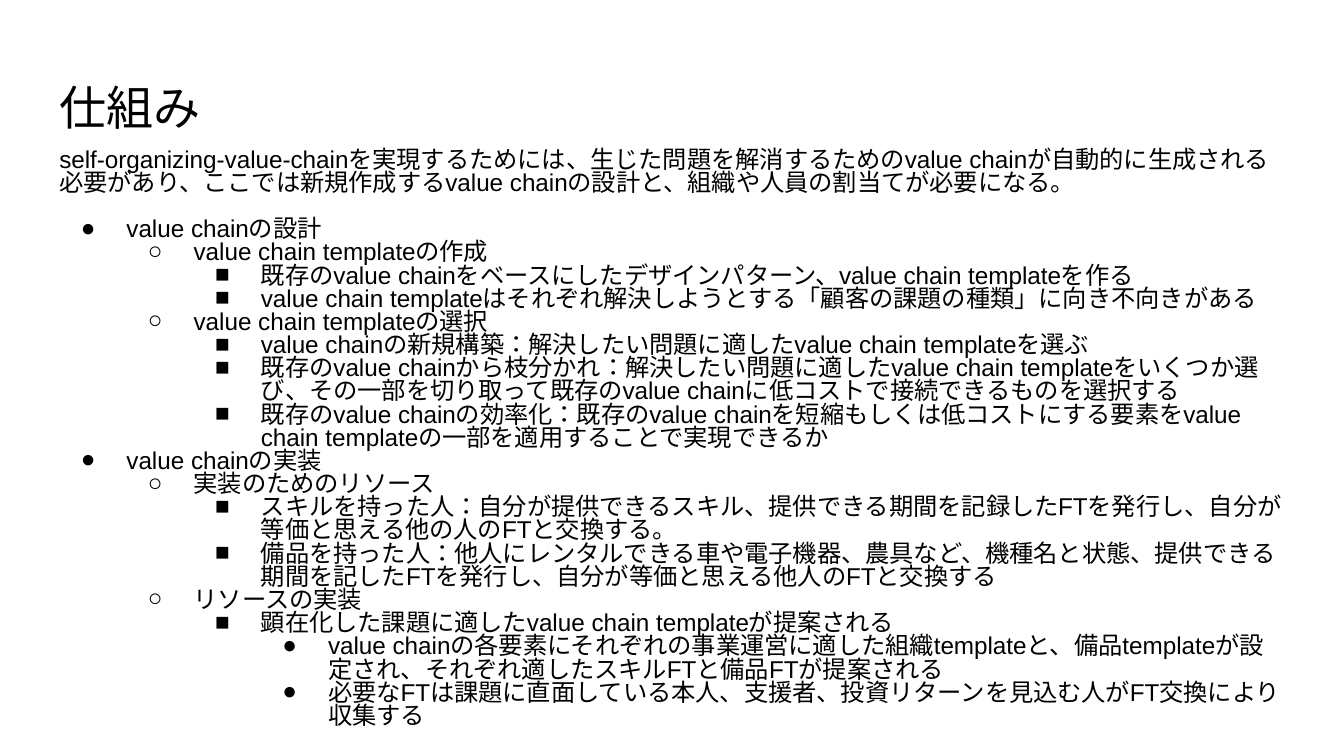
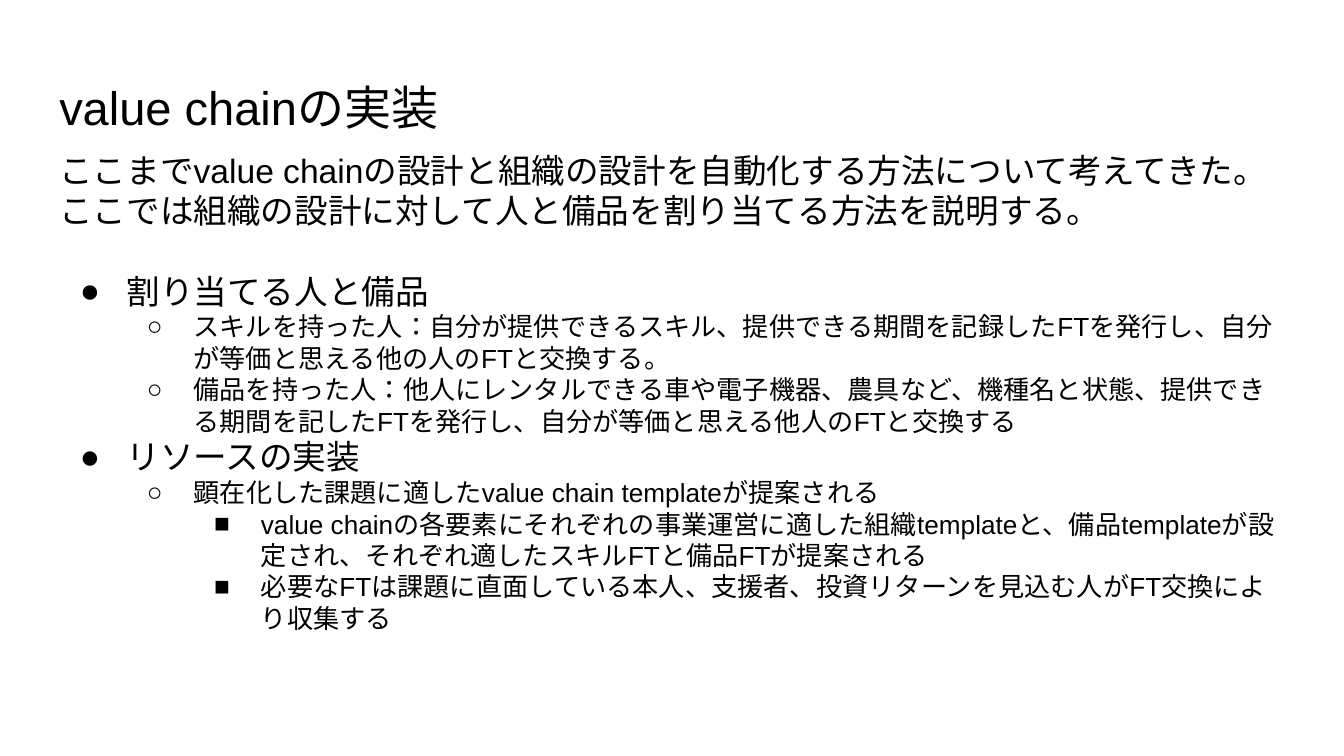
Before and after one commit to urashin/self-organized-value-chain, a slide deck: slide 7 of docs/base-idea/self-organizing-value-chain.pptx (slide 4 before the commit). Drawn at 1344x756 pixels with LibreOffice and Linux fonts; fonts in the diff are those of the drawing. Boxes give left, top, right and bottom in pixels: in the first picture for what was removed or moved away, otherwise in the second. Text is boxed around its words. In the diff, an @@ line names an element or a change of style, - is before the commit and + after.

```diff
--- a/docs/base-idea/self-organizing-value-chain.pptx
+++ b/docs/base-idea/self-organizing-value-chain.pptx
@@ title at [59,88,439,129]: text changed @@
-仕組み
+value chainの実装
@@ text at [59,156,1267,307]: text changed; size 12.9 to 18 pt @@
-self-organizing-value-chainを実現するためには、生じた問題を解消するためのvalue chainが自動的に生成される必要があり、ここでは新規作成するvalue chainの設計と、組織や人員の割当てが必要になる。
-● value chainの設計
-  ○ value chain templateの作成
-    ■ 既存のvalue chainをベースにしたデザインパターン、value chain templateを作る
-    ■ value chain templateはそれぞれ解決しようとする「顧客の課題の種類」に向き不向きがある
-  ○ value chain templateの選択
-    ■ value chainの新規構築：解決したい問題に適したvalue chain templateを選ぶ
-    ■ 既存のvalue chainから枝分かれ：解決したい問題に適したvalue chain templateをいくつか選び、その一部を切り取って既存のvalue chainに低コストで接続できるものを選択する
-    ■ 既存のvalue chainの効率化：既存のvalue chainを短縮もしくは低コストにする要素をvalue chain templateの一部を適用することで実現できるか
-● value chainの実装
-  ○ 実装のためのリソース
+ここまでvalue chainの設計と組織の設計を自動化する方法について考えてきた。ここでは組織の設計に対して人と備品を割り当てる方法を説明する。
+● 割り当てる人と備品
@@ text at [126,314,1275,598]: size 12.9 to 14 pt in "スキルを持った人：自分が提供できるスキル、提供できる期間を記録したFTを発行し、自分が等価と思える他の人のFTと交換する ...", "備品を持った人：他人にレンタルできる車や電子機器、農具など、機種名と状態、提供できる期間を記したFTを発行し、自分が等価 ...", "顕在化した課題に適したvalue chain templateが提案される", "value chainの各要素にそれぞれの事業運営に適した組織templateと、備品templateが設定され、それぞ ..." and 1 more places; size 12.9 to 18 pt in "リソースの実装"; bullet ■ to ○; list level 3 to 2 in "スキルを持った人：自分が提供できるスキル、提供できる期間を記録したFTを発行し、自分が等価と思える他の人のFTと交換する ..."; line spacing 0.8 to 1; list level 3 to 2 in "備品を持った人：他人にレンタルできる車や電子機器、農具など、機種名と状態、提供できる期間を記したFTを発行し、自分が等価 ..."; bullet ○ to ●; list level 2 to 1 in "リソースの実装"; list level 3 to 2 in "顕在化した課題に適したvalue chain templateが提案される"; bullet ● to ■; list level 4 to 3 in "value chainの各要素にそれぞれの事業運営に適した組織templateと、備品templateが設定され、それぞ ..."; list level 4 to 3 in "必要なFTは課題に直面している本人、支援者、投資リターンを見込む人がFT交換により収集する" @@
```
Also in this commit, not shown: 4 other slides changed, 6 slides added, 1 other file.
